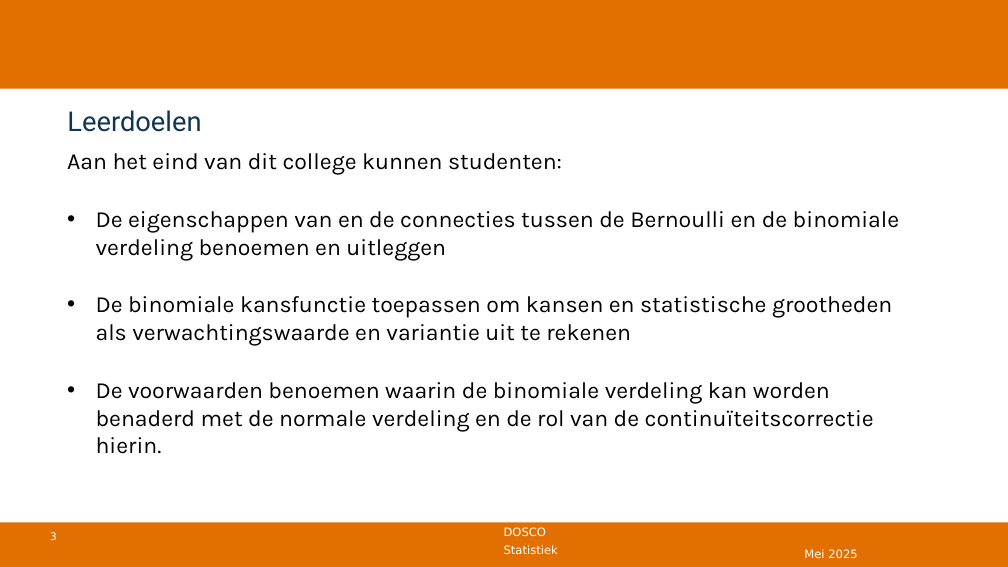
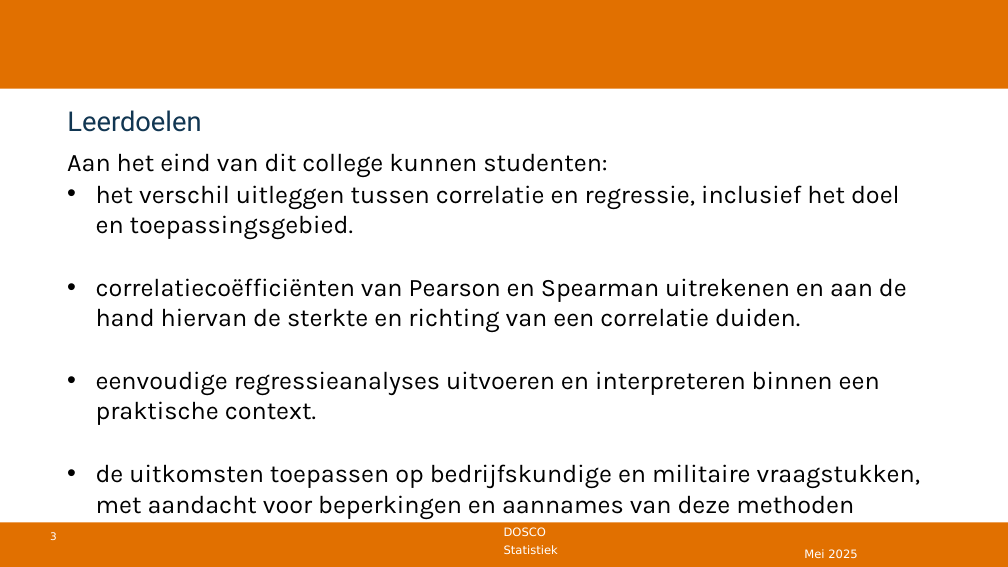
Before and after one commit to DBlom96/Statistiek, a slide deck: slide 3 of Danny/Onderwijs/Statistiek/2024-2025/Slides/Nieuwe slides/Statistiek 2024-2025 -- college 12 -- correlatie en regressie.pptx. Drawn at 1008x567 pixels with LibreOffice and Linux fonts; fonts in the diff are those of the drawing; background and template pictures are left out. Boxes give left, top, right and bottom in pixels: in the first picture for what was removed or moved away, otherwise in the second. Text is boxed around its words. In the diff, an @@ line names an element or a change of style, - is before the commit and + after.

```diff
--- a/Danny/Onderwijs/Statistiek/2024-2025/Slides/Nieuwe slides/Statistiek 2024-2025 -- college 12 -- correlatie en regressie.pptx
+++ b/Danny/Onderwijs/Statistiek/2024-2025/Slides/Nieuwe slides/Statistiek 2024-2025 -- college 12 -- correlatie en regressie.pptx
@@ text at box(67, 153, 607, 177): size 22 to 24 pt in "Aan het eind van dit college kunnen ..." @@
@@ text at box(96, 185, 920, 519): text changed; size 22 to 24 pt @@
-• De eigenschappen van en de connecties tussen de Bernoulli en de binomiale verdeling benoemen en uitleggen
-• De binomiale kansfunctie toepassen om kansen en statistische grootheden als verwachtingswaarde en variantie uit te rekenen
-• De voorwaarden benoemen waarin de binomiale verdeling kan worden benaderd met de normale verdeling en de rol van de continuïteitscorrectie hierin.
+• het verschil uitleggen tussen correlatie en regressie, inclusief het doel en toepassingsgebied.
+• correlatiecoëfficiënten van Pearson en Spearman uitrekenen en aan de hand hiervan de sterkte en richting van een correlatie duiden.
+• eenvoudige regressieanalyses uitvoeren en interpreteren binnen een praktische context.
+• de uitkomsten toepassen op bedrijfskundige en militaire vraagstukken, met aandacht voor beperkingen en aannames van deze methoden
```
Also in this commit, not shown: 8 other slides changed, 12 slides added, 21 slides removed.
